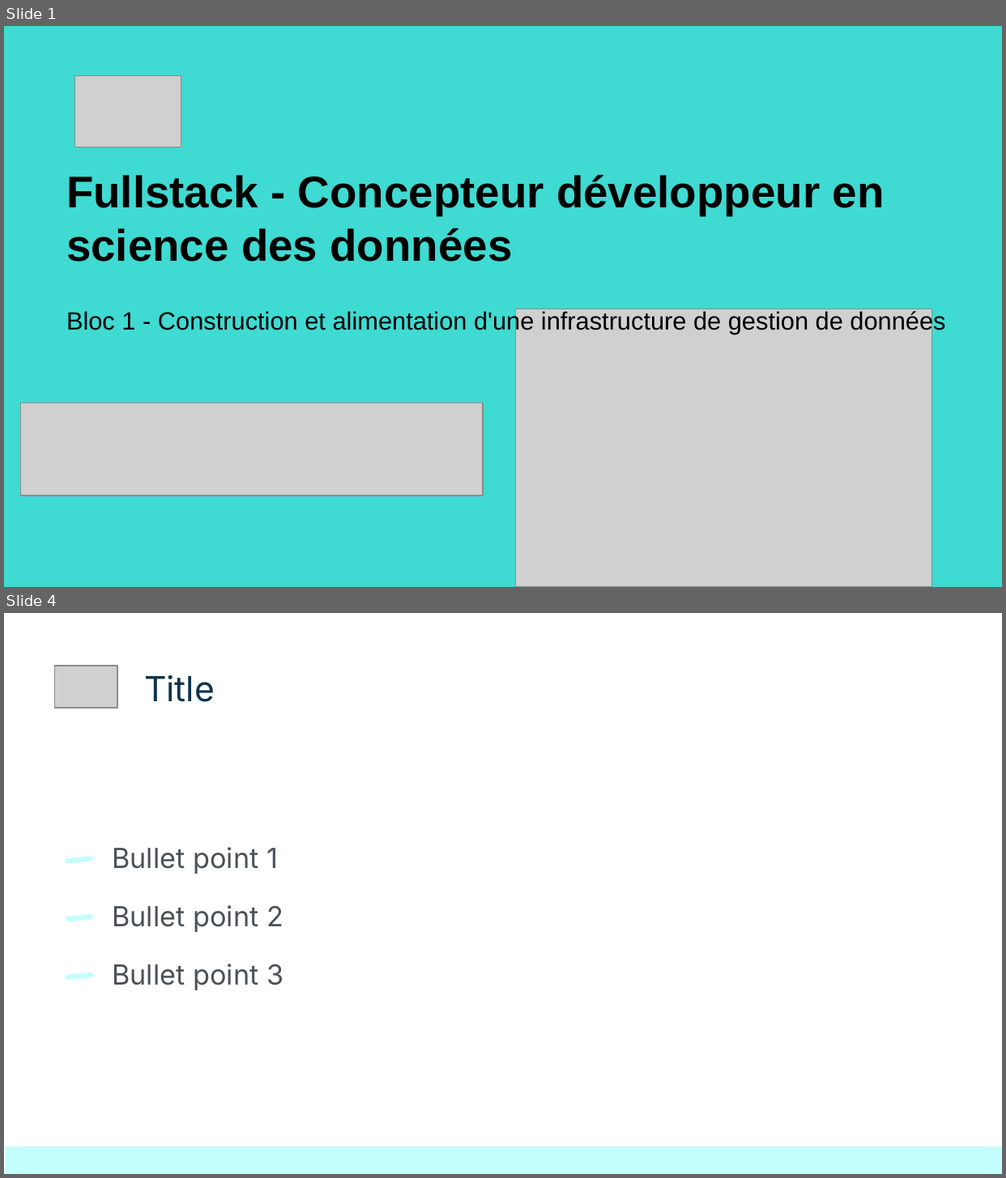
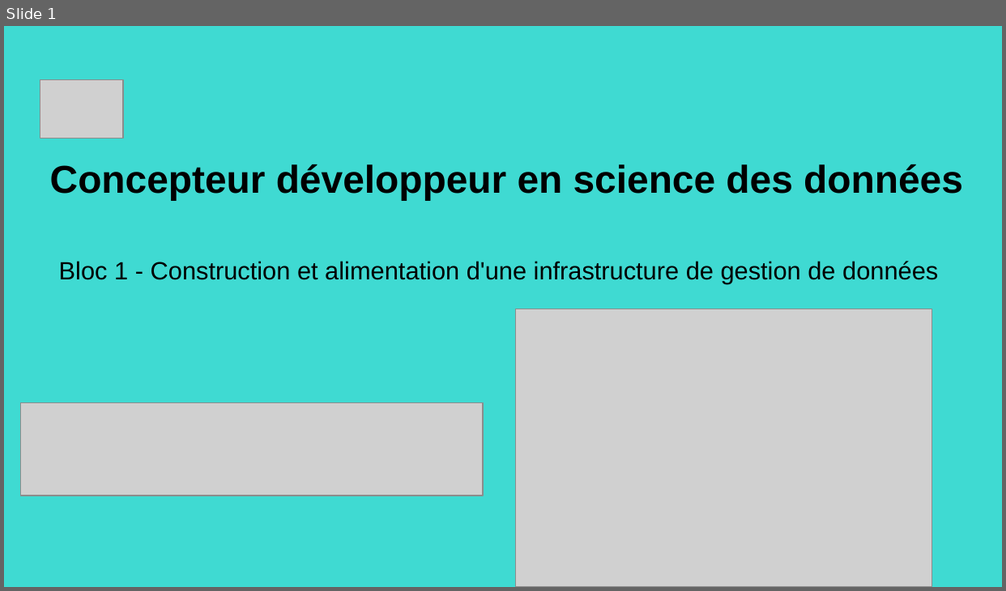
Before and after one commit to Nath-data13/DSFS_certif_2025, a slide deck: Bloc1/bloc1_kayak.pptx. Shown one above the other, each under a label of ours: slides 1 and 4 before the commit, slide 1 after it; the slides between them are not shown. The pictures are 1006x1178 and 1006x591 pixels, drawn with LibreOffice and Linux fonts; fonts in the diff are those of the drawing; grey boxes stand for pictures. Boxes give left, top, right and bottom in pixels: in the first picture for what was removed or moved away, otherwise in the second. Text is boxed around its words. In the diff, an @@ line names an element or a change of style, - is before the commit and + after.

```diff
--- a/Bloc1/bloc1_kayak.pptx
+++ b/Bloc1/bloc1_kayak.pptx
@@ slide 4 removed at (x1=4, y1=613, x2=1002, y2=1174), background #FFFFFF @@
@@ picture removed at (x1=55, y1=666, x2=117, y2=708) @@
@@ title removed at (x1=144, y1=675, x2=215, y2=702) @@
-Title
@@ title removed at (x1=112, y1=847, x2=278, y2=874) @@
-Bullet point 1
@@ rounded rectangle removed at (x1=65, y1=856, x2=94, y2=864) @@
@@ rounded rectangle removed at (x1=65, y1=914, x2=94, y2=922) @@
@@ title removed at (x1=112, y1=905, x2=283, y2=932) @@
-Bullet point 2
@@ rounded rectangle removed at (x1=65, y1=973, x2=94, y2=981) @@
@@ title removed at (x1=112, y1=964, x2=283, y2=990) @@
-Bullet point 3
@@ rectangle removed at (x1=5, y1=1147, x2=1002, y2=1174) @@
@@ slide 1 changed as well @@
@@ picture resized from (x1=74, y1=76, x2=181, y2=147) to (x1=40, y1=80, x2=123, y2=139) @@
@@ title at (x1=50, y1=165, x2=963, y2=200): text changed; size 32 to 28 pt @@
-Fullstack - Concepteur développeur en science des données
+Concepteur développeur en science des données
@@ title "Bloc 1 - Construction et ..." moved from (x1=66, y1=310, x2=945, y2=335) to (x1=59, y1=261, x2=938, y2=284) @@
```
Also in this commit, not shown: 1 other slide changed, 9 slides added, 5 other slides removed, 2 other files.
